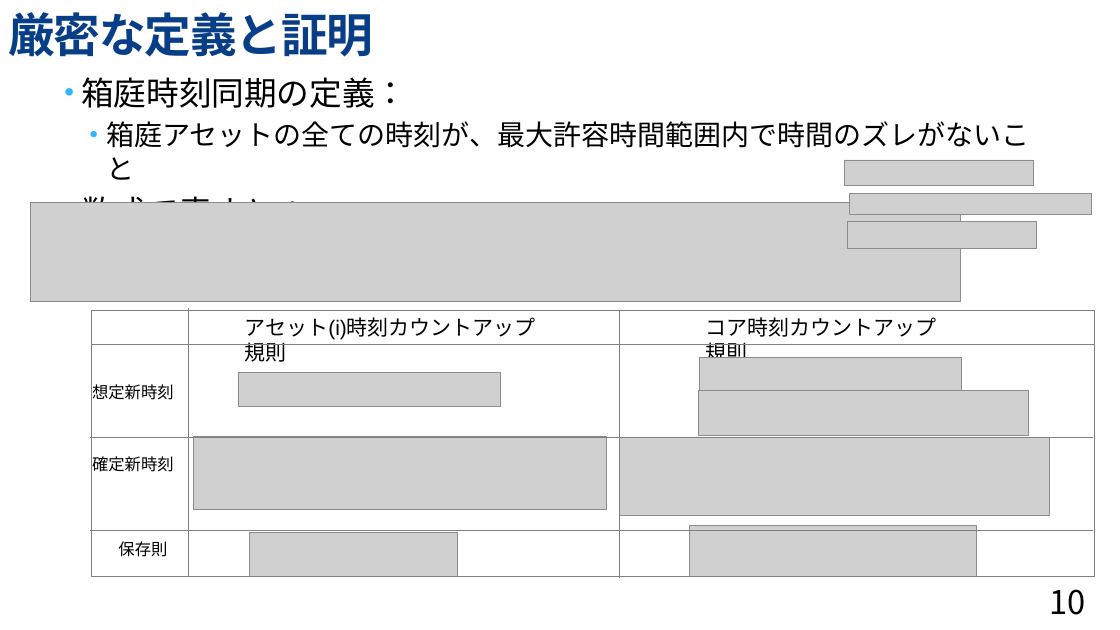
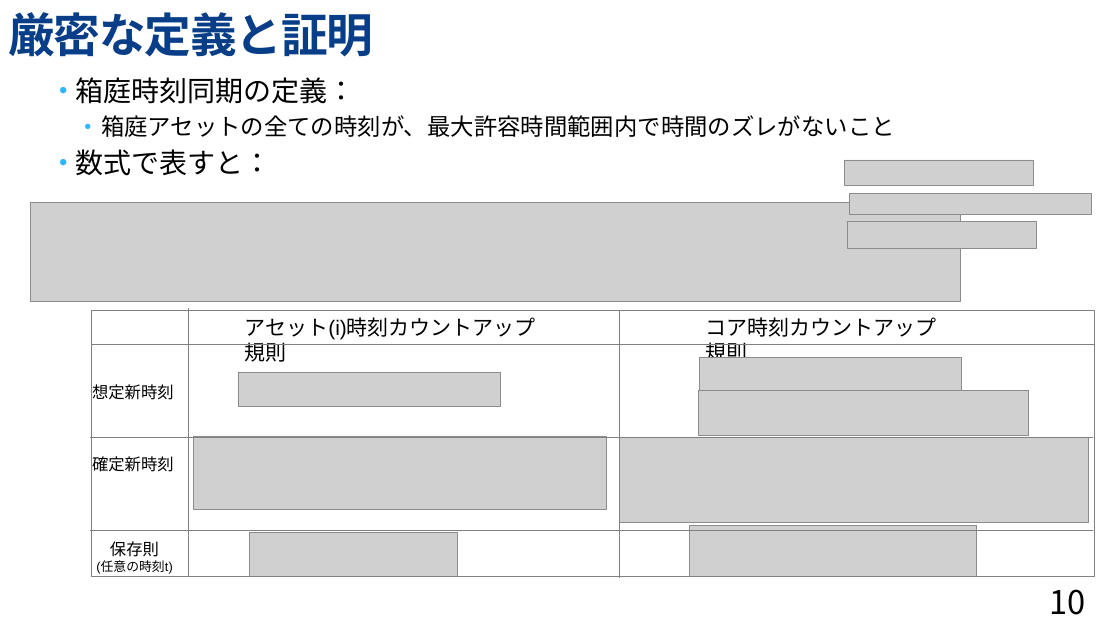
Before and after one commit to toppers/hakoniwa-core-cpp-client, a slide deck: slide 10 of math/Hakoniwa-time.pptx. Drawn at 1120x630 pixels with LibreOffice and Linux fonts; fonts in the diff are those of the drawing; grey boxes stand for pictures; background and template pictures are left out. Boxes give left, top, right and bottom in pixels: in the first picture for what was removed or moved away, otherwise in the second. Text is boxed around its words. In the diff, an @@ line names an element or a change of style, - is before the commit and + after.

```diff
--- a/math/Hakoniwa-time.pptx
+++ b/math/Hakoniwa-time.pptx
@@ text "箱庭時刻同期の定義：" at (76, 77, 895, 176): size 28 to 24 pt in "箱庭時刻同期の定義：", "数式で表すと："; size 24 to 20 pt in "箱庭アセットの全ての時刻が、最大許容時間範囲内で時間のズレがないこと" @@
@@ picture: place and size @@
-picture at (620, 437, 1050, 515)
+picture at (620, 437, 1089, 522)
@@ text "保存則": place and size @@
-text "保存則" at (118, 541, 167, 557)
+text "保存則" at (96, 541, 173, 574)
@@ text at (96, 561, 173, 574): paragraph added @@
+(任意の時刻t)
@@ text at (110, 541, 159, 557): alignment left to centre @@
```
Also in this commit, not shown: 2 other slides changed.
